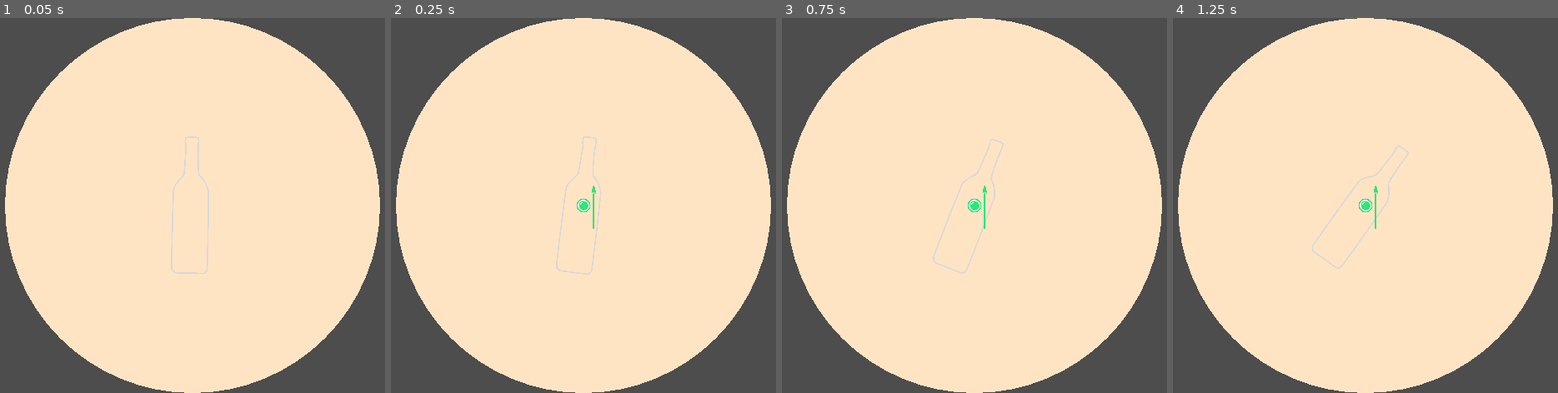
Above: before the commit, frames 1-4 (left to right).
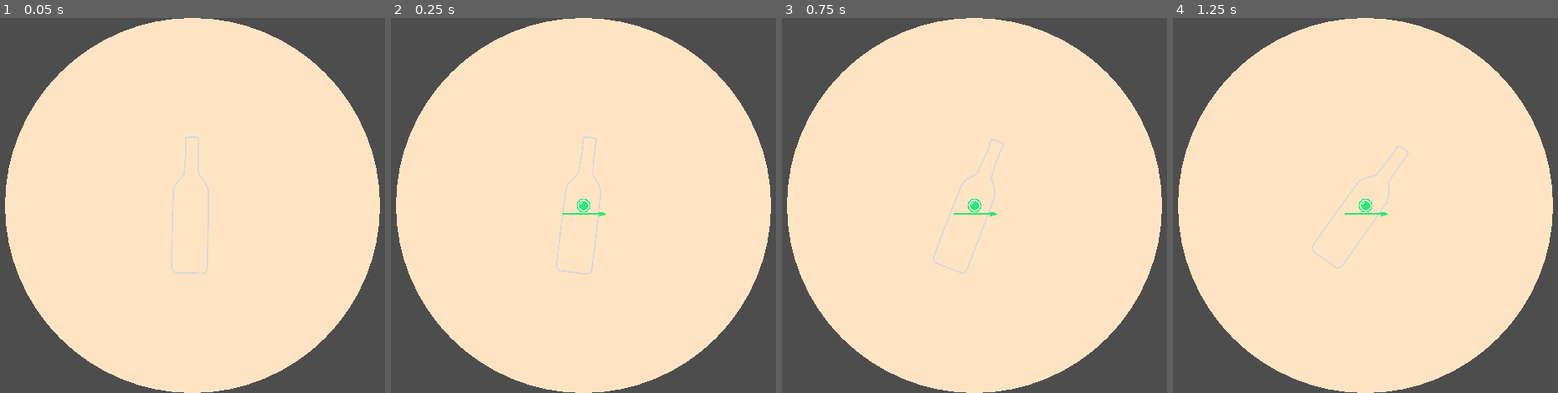
Above: after the commit, the same moments.

Repository: raffomania/bubbleneck
Game: Godot game, scene res://main.tscn
Same seed, same stepped clock (60 frames per second), same inputs: the game is played once before the commit and once after it.
Inputs:
- Up to frame 1 (0.05 s): no input
- Up to frame 2 (0.25 s): no input
- Up to frame 3 (0.75 s): no input
- Up to frame 4 (1.25 s): no input

Frame 1 is identical in both runs. In frame 2, 0.1% of the frame differs, in the area x 44-56%, y 44-57%; in frame 3, 0.1%; in frame 4, 0.1%.

Commit message:
Simplify weapon rotation

Diff:
--- a/Player/player.gd
+++ b/Player/player.gd
@@ -62,8 +62,6 @@
         if Input.is_joy_button_pressed(device, JOY_BUTTON_A):
             is_dashing = true
 
-    set_weapon_rotation(dir)
-
     var curve_value = dash_curve.sample(time)
     dash_offset.x = curve_value * dir.x
     dash_offset.y = curve_value * dir.y
@@ -75,8 +73,9 @@
 
     if is_dashing:
         scale.y = 0.6
+
+    if dir != Vector2.ZERO:
         rotation = dir.angle()
-
     position += dash_offset + dir * delta * movespeed
 
 func is_keyboard_player():
@@ -88,8 +87,6 @@
 func setup_weapon():
     var weapon = $Weapon
     weapon.material.set("shader_parameter/color", player_color)
-    var weapon_offset = 10
-    weapon.position.x += radius + weapon_offset
 
 func respawn():
     dead = false
@@ -99,11 +96,6 @@
     global_position.y = viewport.size.y / 2
     queue_redraw()
 
-func set_weapon_rotation(dir):
-    if (dir == Vector2.ZERO):
-        return
-    rotation = dir.angle() + PI / 2
-
 func kill():
     dead = true
     queue_redraw()
--- a/Player/player.tscn
+++ b/Player/player.tscn
@@ -40,6 +40,8 @@
 dash_curve = SubResource("Curve_d2kbo")
 
 [node name="Weapon" parent="." instance=ExtResource("2_tyojq")]
+position = Vector2(8, 25)
+rotation = 1.5708
 scale = Vector2(0.2, 0.2)
 
 [node name="deathParticles" type="GPUParticles2D" parent="."]
